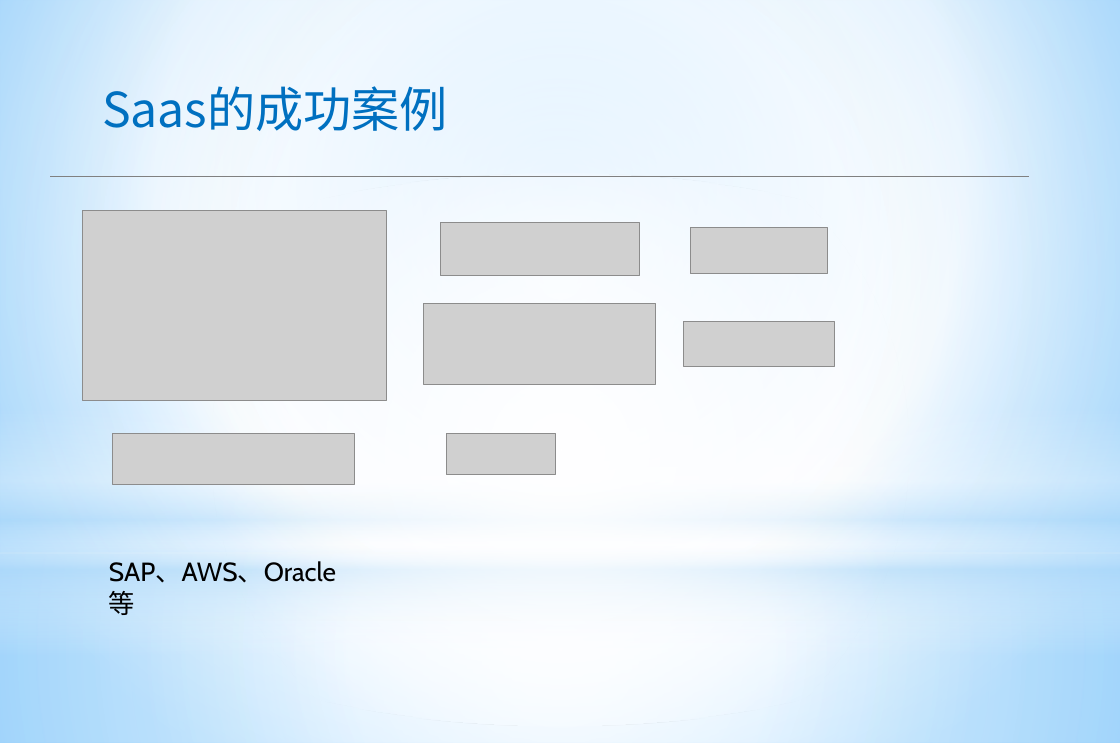
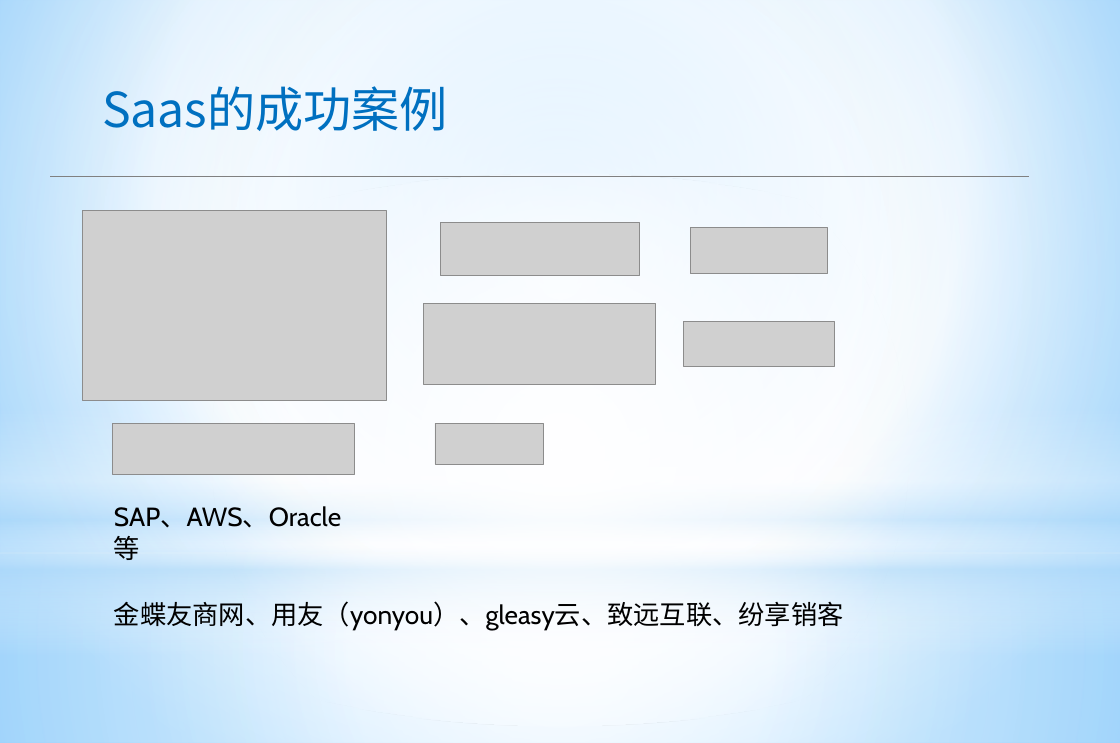
Before and after one commit to apporoad/DesignAndScheme2017, a slide deck: slide 7 of c云服务架构/Saas架构设计.pptx. Drawn at 1120x743 pixels with LibreOffice and Linux fonts; fonts in the diff are those of the drawing; grey boxes stand for pictures. Boxes give left, top, right and bottom in pixels: in the first picture for what was removed or moved away, otherwise in the second. Text is boxed around its words. In the diff, an @@ line names an element or a change of style, - is before the commit and + after.

```diff
--- a/c云服务架构/Saas架构设计.pptx
+++ b/c云服务架构/Saas架构设计.pptx
@@ picture: place and size @@
-picture at (113,433,354,484)
+picture at (113,424,354,475)
@@ picture: place and size @@
-picture at (447,433,555,474)
+picture at (435,423,543,464)
@@ text "SAP、AWS、Oracle等": place and size @@
-text "SAP、AWS、Oracle等" at (109,561,336,583)
+text "SAP、AWS、Oracle等" at (114,506,341,528)
@@ text added at (114,601,844,632), 24 pt, text #000000 @@
+金蝶友商网、用友（yonyou）、gleasy云、致远互联、纷享销客
```
